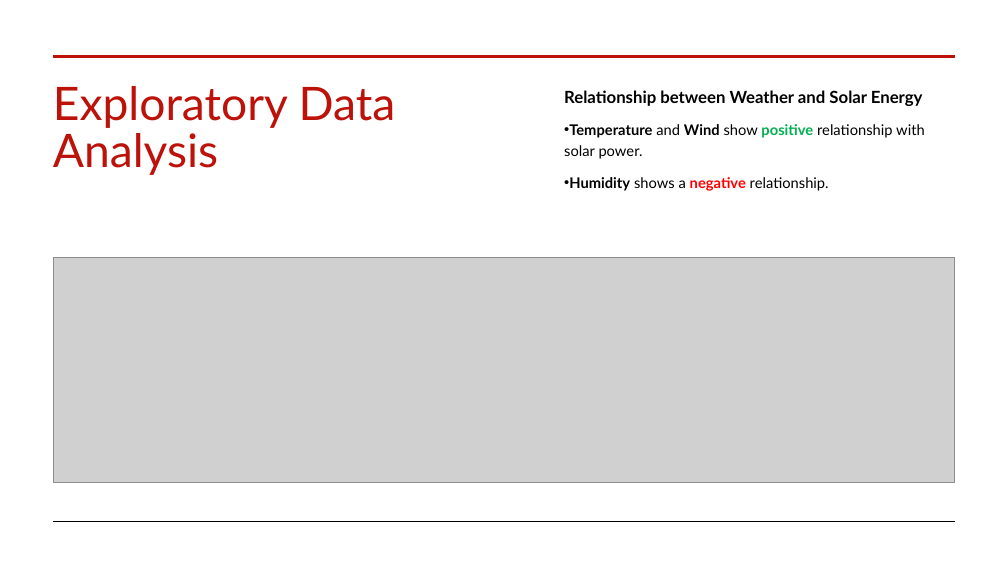
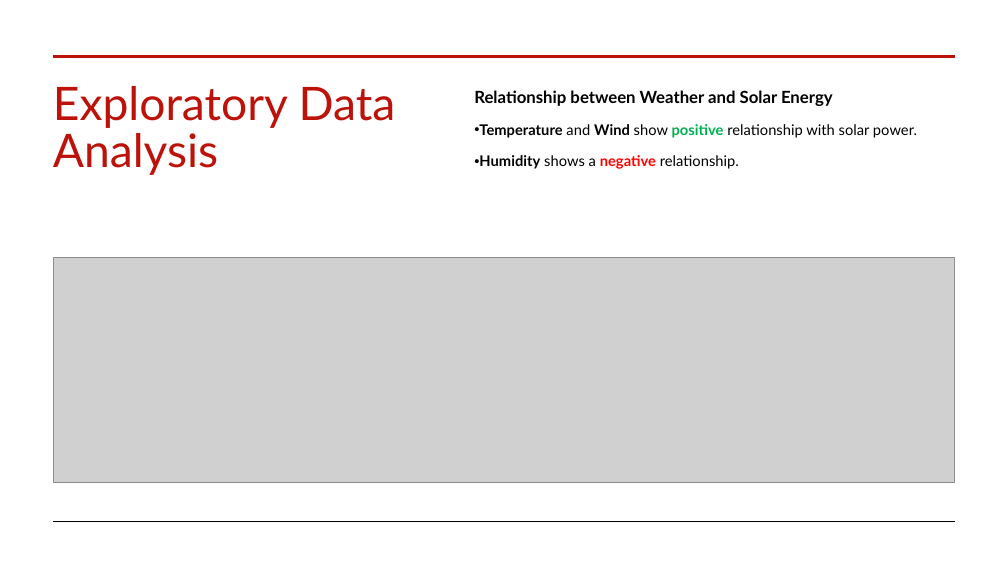
Before and after one commit to auttwitter/DSI-04, a slide deck: slide 7 of projects/project_capstone/Project_Capstone_Presentation.pptx. Drawn at 1008x567 pixels with LibreOffice and Linux fonts; fonts in the diff are those of the drawing; grey boxes stand for pictures. Boxes give left, top, right and bottom in pixels: in the first picture for what was removed or moved away, otherwise in the second. Text is boxed around its words. In the diff, an @@ line names an element or a change of style, - is before the commit and + after.

```diff
--- a/projects/project_capstone/Project_Capstone_Presentation.pptx
+++ b/projects/project_capstone/Project_Capstone_Presentation.pptx
@@ text "Relationship between Weather and Solar ..." rewrapped from <box>564,90,925,191</box> to <box>474,90,917,169</box> @@
```
Also in this commit, not shown: 5 other slides changed.
